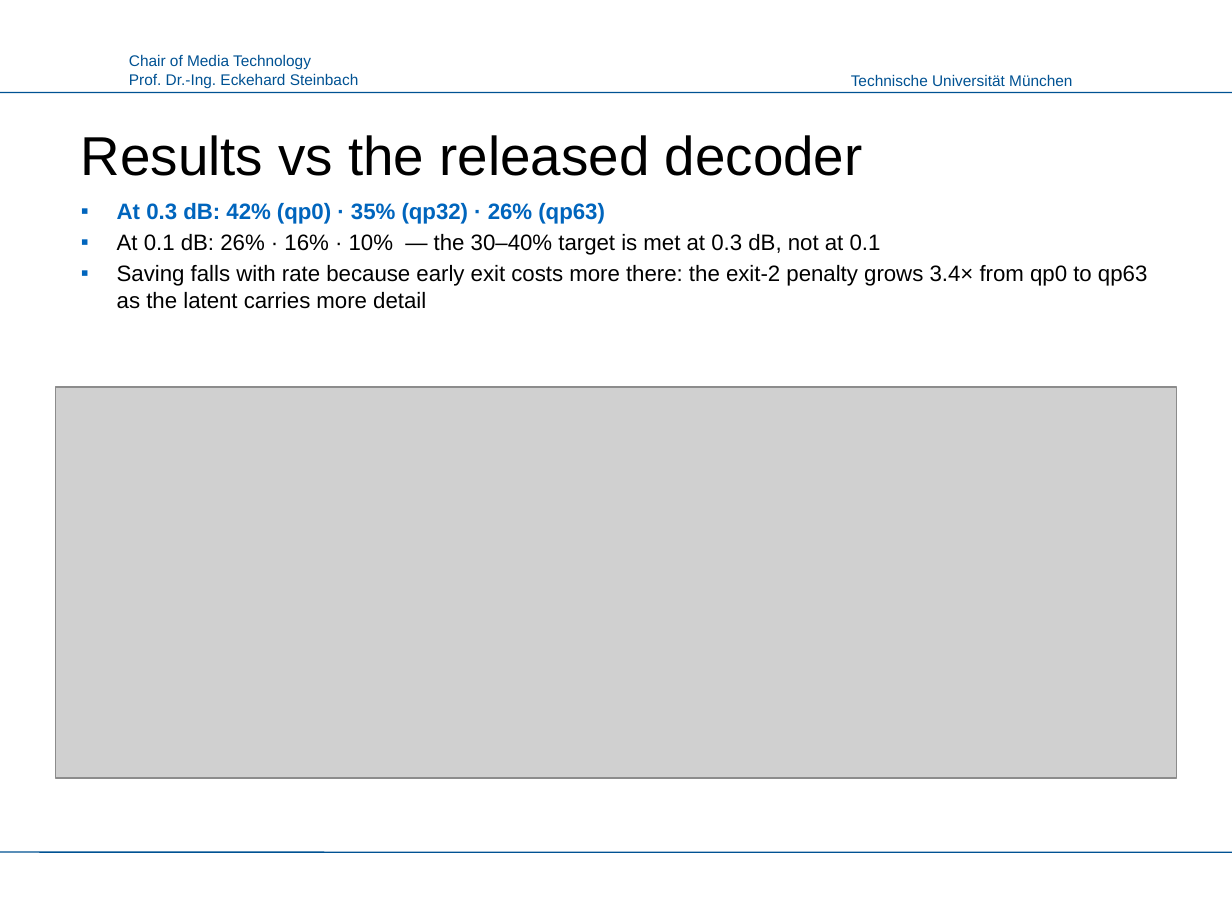
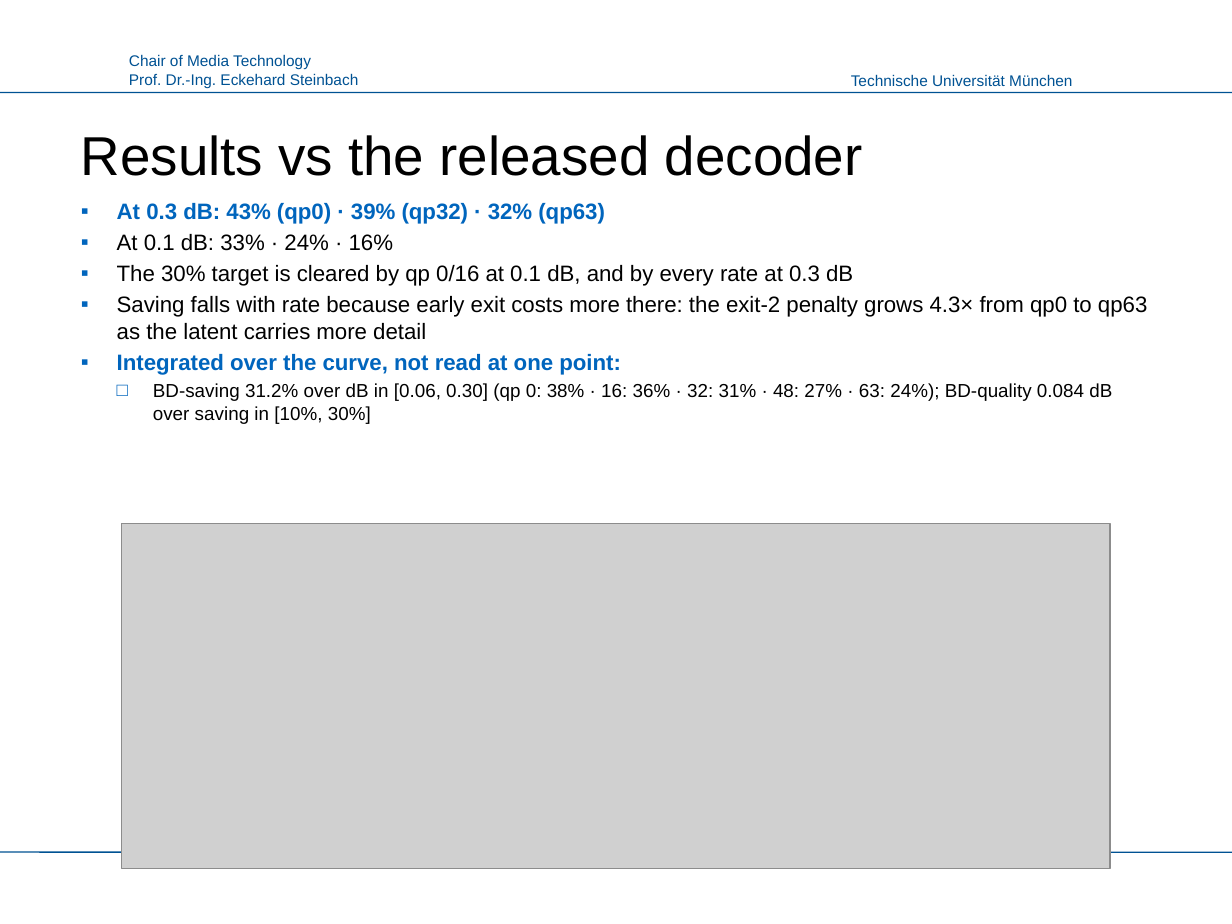
Before and after one commit to canerim/FLEX-FLOP, a slide deck: slide 10 of paper/FLEX-UF_LMT.pptx. Drawn at 1232x924 pixels with LibreOffice and Linux fonts; fonts in the diff are those of the drawing; grey boxes stand for pictures; background and template pictures are left out. Boxes give left, top, right and bottom in pixels: in the first picture for what was removed or moved away, otherwise in the second. Text is boxed around its words. In the diff, an @@ line names an element or a change of style, - is before the commit and + after.

```diff
--- a/paper/FLEX-UF_LMT.pptx
+++ b/paper/FLEX-UF_LMT.pptx
@@ text at (x1=117, y1=203, x2=1147, y2=424): text changed @@
-▪ At 0.3 dB: 42% (qp0) · 35% (qp32) · 26% (qp63)
-▪ At 0.1 dB: 26% · 16% · 10% — the 30–40% target is met at 0.3 dB, not at 0.1
-▪ Saving falls with rate because early exit costs more there: the exit-2 penalty grows 3.4× from qp0 to qp63 as the latent carries more detail
+▪ At 0.3 dB: 43% (qp0) · 39% (qp32) · 32% (qp63)
+▪ At 0.1 dB: 33% · 24% · 16%
+▪ The 30% target is cleared by qp 0/16 at 0.1 dB, and by every rate at 0.3 dB
+▪ Saving falls with rate because early exit costs more there: the exit-2 penalty grows 4.3× from qp0 to qp63 as the latent carries more detail
+▪ Integrated over the curve, not read at one point:
+  □ BD-saving 31.2% over dB in [0.06, 0.30] (qp 0: 38% · 16: 36% · 32: 31% · 48: 27% · 63: 24%); BD-quality 0.084 dB over saving in [10%, 30%]
@@ picture resized from (x1=55, y1=387, x2=1177, y2=777) to (x1=122, y1=524, x2=1110, y2=869) @@
```
Also in this commit, not shown: 2 other slides changed, 4 other files.
